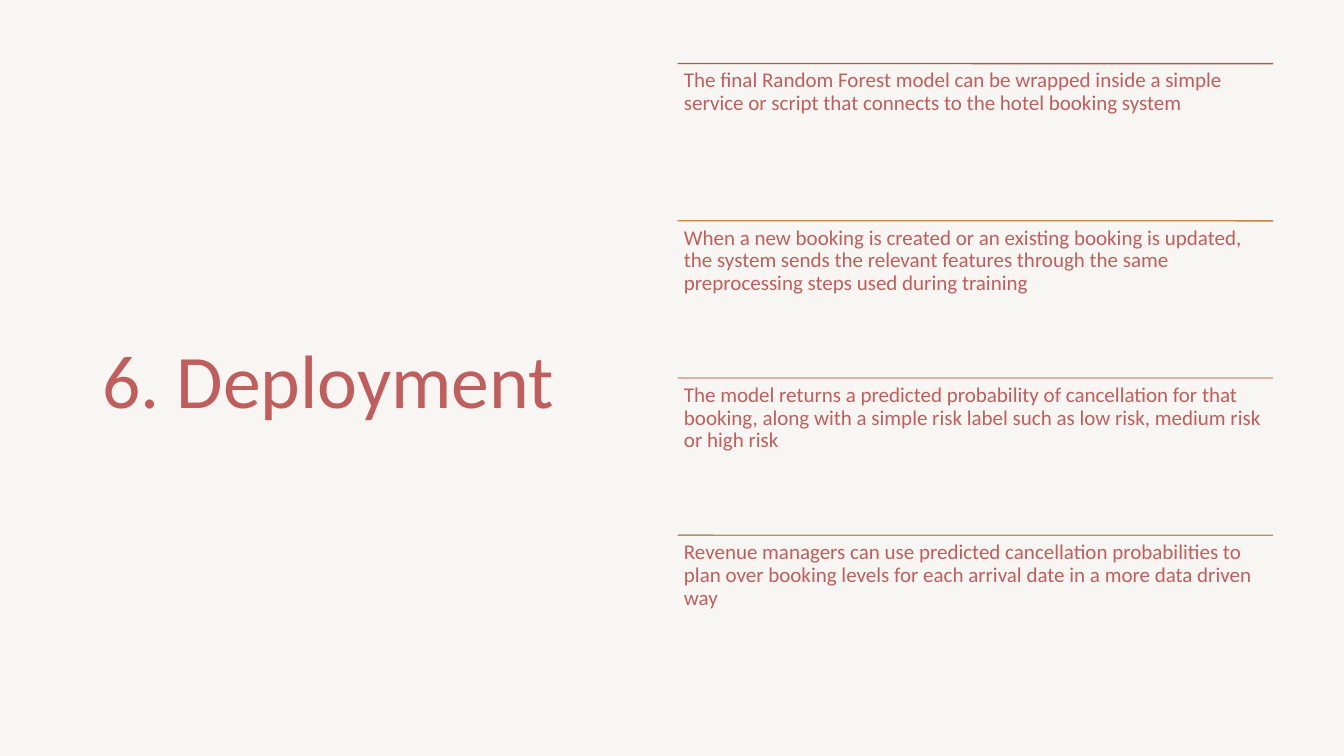
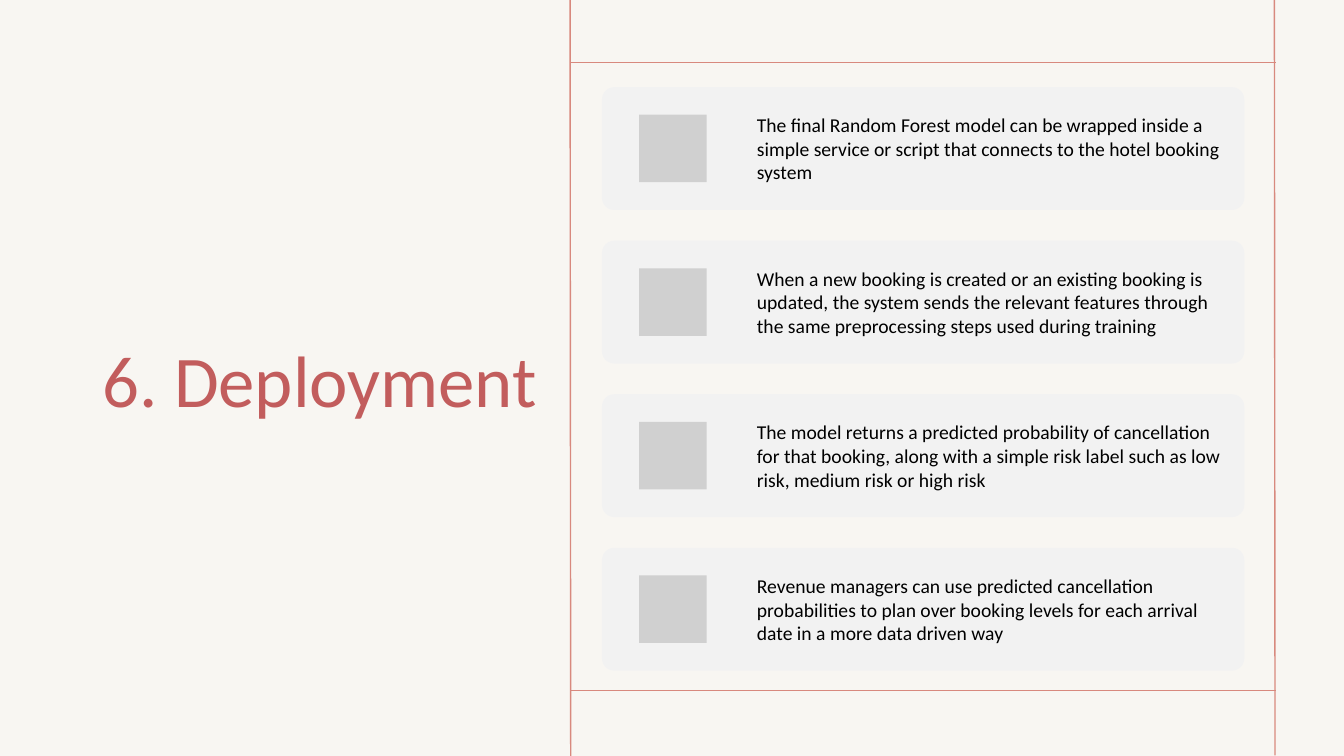
Before and after one commit to akvanaparthy/DAML-Project-Group-3, a slide deck: slide 19 of DAML Group 3 Final.pptx (slide 13 before the commit). Drawn at 1344x756 pixels with LibreOffice and Linux fonts; fonts in the diff are those of the drawing; grey boxes stand for pictures. Boxes give left, top, right and bottom in pixels: in the first picture for what was removed or moved away, otherwise in the second. Text is boxed around its words. In the diff, an @@ line names an element or a change of style, - is before the commit and + after.

```diff
--- a/DAML Group 3 Final.pptx
+++ b/DAML Group 3 Final.pptx
@@ line added from (571, 0) to (571, 756), #D8897E 1 pt @@
@@ line added from (1274, 0) to (1275, 755), #D8897E 1 pt @@
@@ title "6. Deployment" at (102,356,537,419): size 54 to 52 pt @@
@@ line moved from (678, 64) - (1273, 64) to (571, 63) - (1276, 63) @@
@@ line (571, 63) - (1276, 63): stroke #C05050 1 pt to #D8897E 1 pt @@
@@ size 15 to 14 pt, text colour #C25D5D to #000000; line spacing 0.9 to 1; vertical alignment top to middle in 4 elements at (757,425,1220,491), (757,272,1208,337), (757,579,1197,643), (757,118,1219,182) @@
@@ text "The final Random Forest model ...": place and size @@
-text "The final Random Forest model ..." at (684,72,1221,114)
+text "The final Random Forest model ..." at (757,118,1219,182)
@@ line removed from (678, 221) to (1273, 221) @@
@@ text "When a new booking is ...": place and size @@
-text "When a new booking is ..." at (684,230,1241,294)
+text "When a new booking is ..." at (757,272,1208,337)
@@ text "The model returns a predicted ...": place and size @@
-text "The model returns a predicted ..." at (684,387,1260,451)
+text "The model returns a predicted ..." at (757,425,1220,491)
@@ line removed from (678, 535) to (1273, 535) @@
@@ text "Revenue managers can use predicted ...": place and size @@
-text "Revenue managers can use predicted ..." at (684,544,1251,609)
+text "Revenue managers can use predicted ..." at (757,579,1197,643)
@@ group added at (602,87,1244,670): 4 rounded rectangles, 4 pictures @@
@@ line moved from (678, 378) - (1273, 378) to (571, 691) - (1276, 691) @@
```
Also in this commit, not shown: 8 other slides changed, 12 slides added, 2 slides removed, 4 other files.
